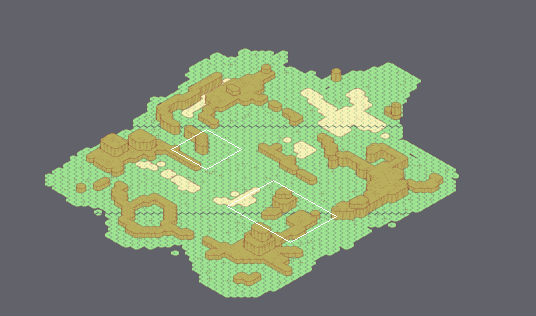
An edit to a level. Tiled map, tiled/Niveau2.tmx. Above: a wide view before the commit, with the close-up outlined.
Close-up. As it was:
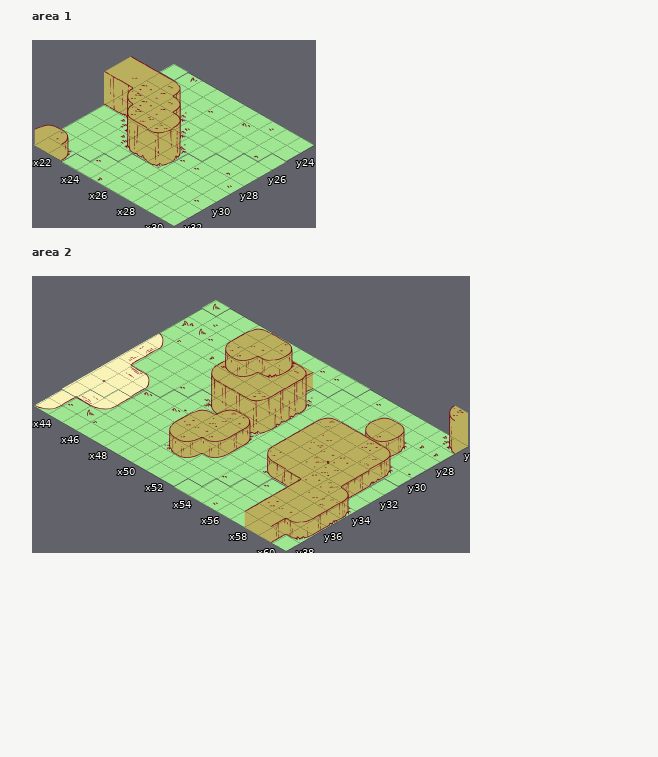
Cells are 128x74 px. Isometric: x runs down to the right, y down to the left. Shown: area 1 x 21..30, y 23..32; area 2 x 43..60, y 26..38. The commit also changed other parts of the map, which this record leaves out.
New version:
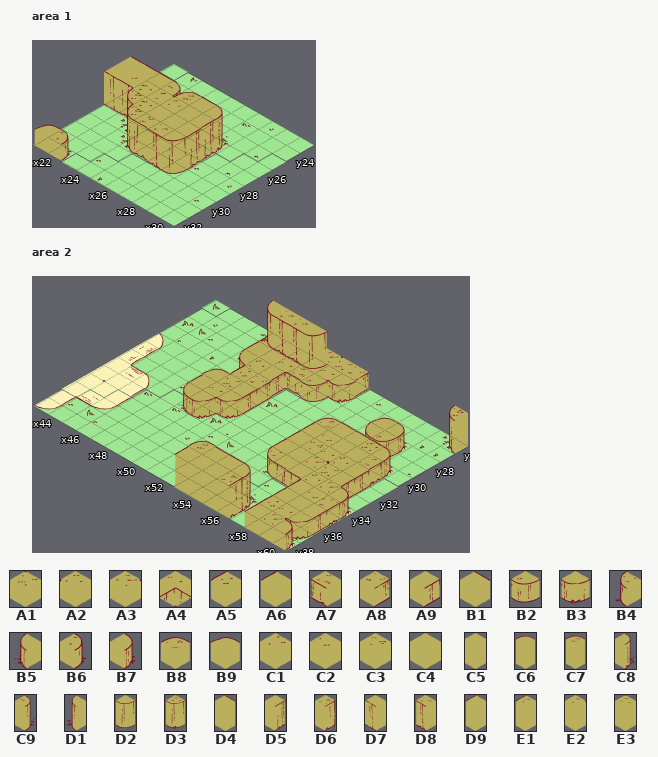
Key: from "tileset": A1 201 "Niveau1-1", A2 202 "Niveau1-2", A3 203 "Niveau1-3", A4 204 "Niveau1-4", A5 206 "Niveau1-6", A6 208 "Niveau1-8", A7 211 "Niveau1-11", A8 214 "Niveau1-14", A9 216 "Niveau1-16", B1 220 "Niveau1-20", B2 221 "Niveau1-21", B3 222 "Niveau1-22", B4 223 "Niveau1-23", B5 224 "Niveau1-24", B6 225 "Niveau1-25", B7 226 "Niveau1-26", B8 227 "Niveau1-27", B9 228 "Niveau1-28", C1 229 "Niveau1-29", C2 231 "Niveau1-31", C3 232 "Niveau1-32", C4 233 "Niveau1-33", C5 234 "Niveau2-1", C6 239 "Niveau2-6", C7 240 "Niveau2-7", C8 241 "Niveau2-8", C9 242 "Niveau2-9", D1 243 "Niveau2-10", D2 245 "Niveau2-12", D3 246 "Niveau2-13", D4 247 "Niveau2-14", D5 251 "Niveau2-18", D6 253 "Niveau2-20", D7 255 "Niveau2-22", D8 256 "Niveau2-23", D9 259 "Niveau2-26", E1 262 "Niveau2-29", E2 265 "Niveau2-32", E3 266 "Niveau2-33".
__ is an empty cell, .. an unchanged one.
Changes in this commit:
--- layer "Falaises 1", area 1
@@ x 25..27 @@
-26 __ __ __
-27 C9 __ __
-28 E2 C8 __
-29 .. D3 __
+26 C7 D4 C8
+27 E3 C5 D5
+28 C5 C5 D5
+29 .. D8 D2
--- layer "Falaises 1", area 2
@@ x 48..53 @@
-26 __ __ __ __ __ __
-27 __ __ __ __ __ __
-28 __ __ B5 B2 __ ..
-29 __ C6 D4 D4 C9 ..
-30 .. D9 C5 C5 D5 ..
-31 __ E1 C5 C5 D5 ..
-32 __ D1 D7 D7 D3 ..
-33 __ __ .. B8 B6 ..
-34 .. .. B9 A1 A9 ..
-35 .. .. A5 A4 B2 ..
-36 .. .. B5 B2 .. ..
+26 A6 C3 C2 A3 A1 A8
+27 A6 C4 C1 C4 A4 B3
+28 A6 C4 A4 A7 B2 ..
+29 B5 A2 A9 __ __ ..
+30 .. A5 A8 __ __ ..
+31 B9 A1 A9 __ __ ..
+32 A6 A4 B3 __ __ ..
+33 B5 B3 .. __ __ ..
+34 .. .. __ __ __ ..
+35 .. .. __ __ __ ..
+36 .. .. __ __ .. ..
@@ x 59..60 @@
-38 A9 __
+38 A3 B7
--- layer "Falaises 2", area 2
@@ x 47..50 @@
-26 __ __ __ __
-27 B9 B1 B6 ..
-28 A6 A4 B3 ..
-29 B4 B2 .. ..
+26 D1 D8 D8 D2
+27 __ __ __ ..
+28 __ __ __ ..
+29 __ __ .. ..
--- layer "Falaises 3", area 2
@@ x 53..56 @@
-37 __ __ __ __
-38 __ __ __ __
+37 C7 D4 D4 C8
+38 D9 C5 C5 D6
